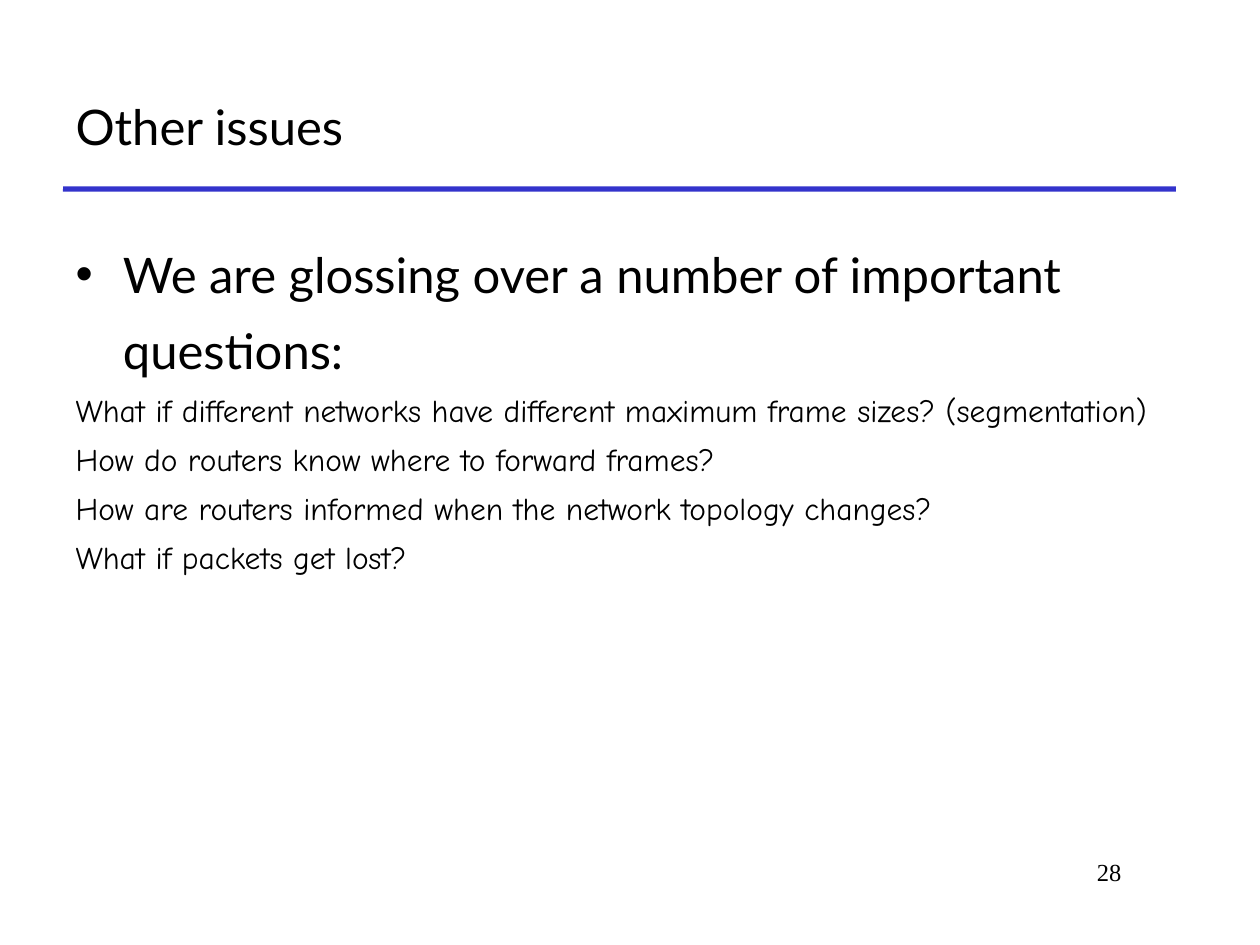
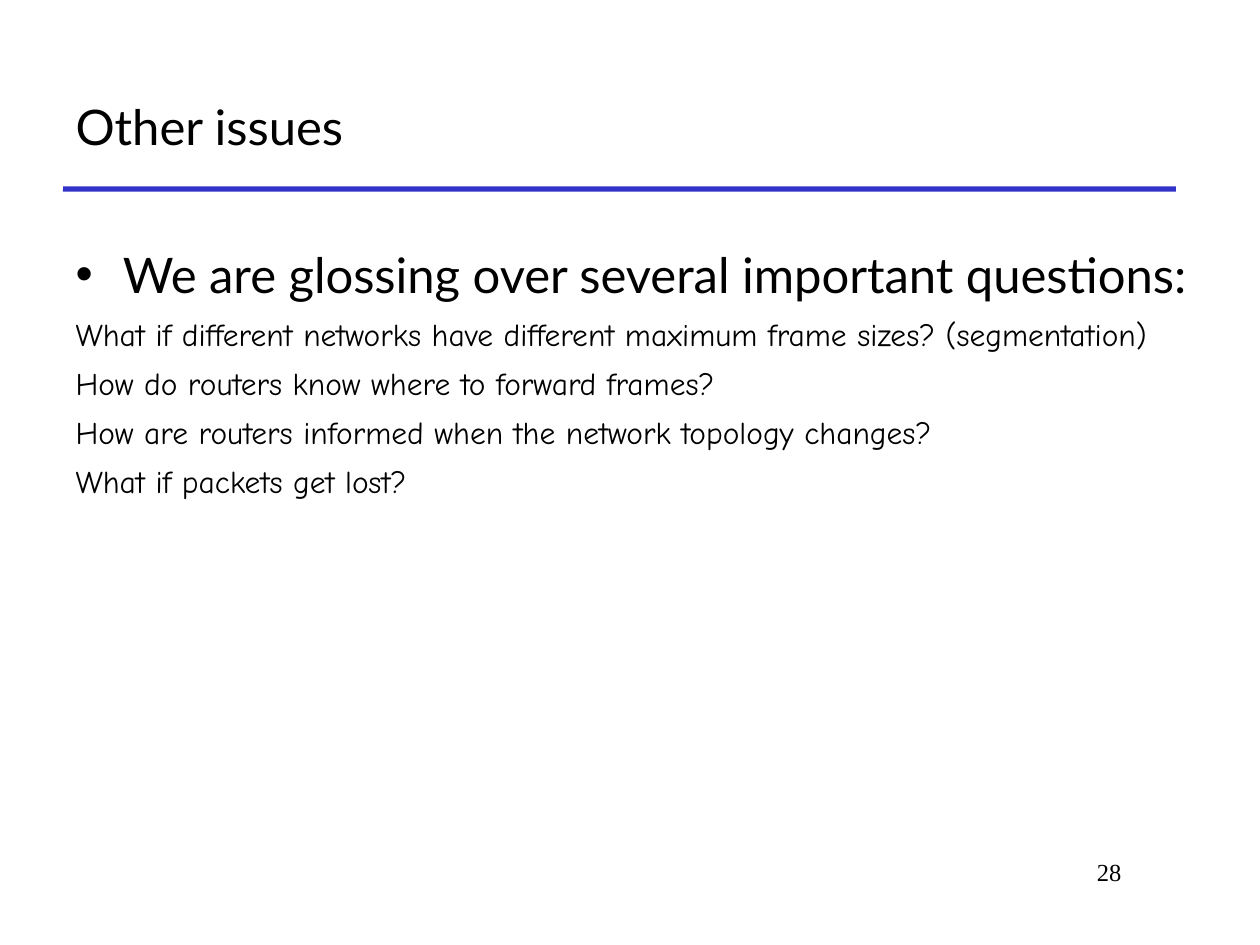
Before and after one commit to To-oTke/oh-my-ics, a slide deck: slide 28 of slides-new/3-9-network.pptx. Drawn at 1260x945 pixels with LibreOffice and Linux fonts; fonts in the diff are those of the drawing. Boxes give left, top, right and bottom in pixels: in the first picture for what was removed or moved away, otherwise in the second. Text is boxed around its words. In the diff, an @@ line names an element or a change of style, - is before the commit and + after.

```diff
--- a/slides-new/3-9-network.pptx
+++ b/slides-new/3-9-network.pptx
@@ text at (123, 257, 1186, 302): text changed @@
-• We are glossing over a number of important questions:
+• We are glossing over several important questions:
```
Also in this commit, not shown: 1 other slide changed, 4 other files.
